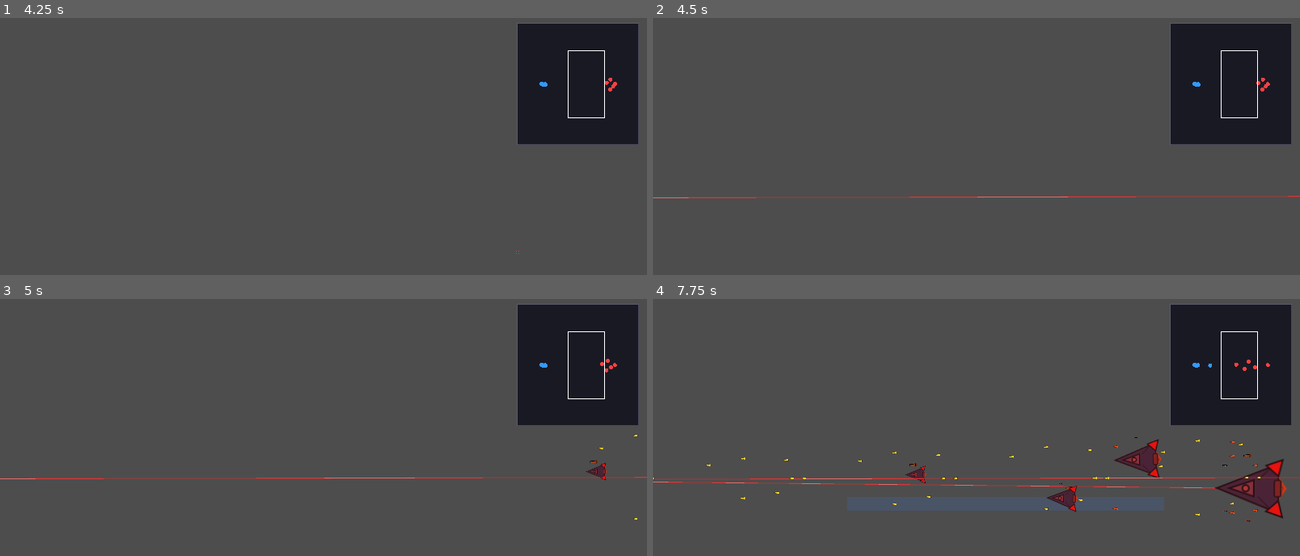
Above: before the commit, frames 1-4 (two rows, left to right).
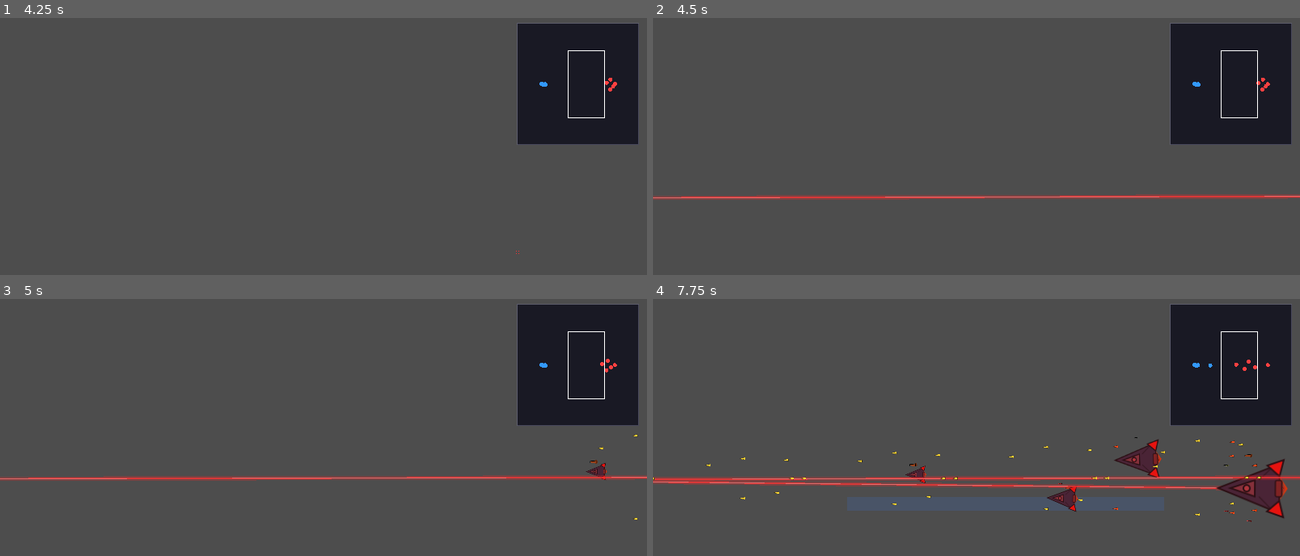
Above: after the commit, the same moments.

Repository: ZhanXuzhao/SpaceRTS
Game: Godot game, scene res://scenes/main.tscn
The game is run twice, just before and just after one commit, with the same random seed, the same clock (stepped at 60 frames per second) and the same inputs.
Inputs (mouse positions are in pixels of both pictures, inside the frame that each line leads up to):
- Up to frame 1 (4.25 s): tap Enter at 0.5 s; move the mouse to (465, 179) at 0.52 s; hold W 0.53-1.25 s; tap R at 0.6 s; click (465, 179) at 0.67 s; tap Space at 1.25 s; drag from (194, 215) to (291, 269) at 1.27 s; move the mouse to (388, 118) at 2.02 s; hold W 2.03-2.75 s; tap H at 2.1 s; drag from (291, 269) to (129, 143) at 2.77 s; move the mouse to (517, 251) at 3.52 s; hold A from 3.53 s (still down); tap Z at 3.6 s
- Up to frame 2 (4.5 s): release A at 4.25 s; tap Enter at 4.25 s; drag from (782, 143) to (879, 105) at 4.27 s
- Up to frame 3 (5 s): no input
- Up to frame 4 (7.75 s): tap Space at 5 s; move the mouse to (1008, 478) at 5.02 s; hold A 5.03-5.75 s; tap C at 5.1 s; click (1008, 478) at 5.17 s; drag from (879, 386) to (1015, 448) at 5.77 s; move the mouse to (1118, 460) at 6.52 s; hold W 6.53-7.25 s; tap 0 at 6.6 s; drag from (847, 496) to (1164, 509) at 7.27 s

Frame 1 is identical in both runs. In frame 2, 1.7% of the frame differs, in the area x 0-100%, y 68-71%; in frame 3, 1.7%; in frame 4, 3.2%, in the area x 0-100%, y 25-87%.

Commit message:
fix: 激光攻击1s冷却5s + 冷却时无光束 + 光束宽度3倍

Diff:
--- a/scripts/unit.gd
+++ b/scripts/unit.gd
@@ -35,7 +35,7 @@
 const SKILL_CD: float = 12.0
 const SKILL_DURATION: float = 10.0
 
-# ----- 激光脉冲（攻击1s / 休息2s）-----
+# ----- 激光脉冲（攻击1s / 冷却5s）-----
 var _laser_cycle_timer: float = 1.0  # 初始立即攻击
 
 ## 尺寸倍率 (×1.5^_tier)
@@ -234,9 +234,9 @@
 	# 激光脉冲周期
 	_laser_cycle_timer -= delta
 	var laser_on = _laser_cycle_timer > 0
-	if _laser_cycle_timer <= -2.0:
+	if _laser_cycle_timer <= -5.0:
 		_laser_cycle_timer = 1.0  # 休息结束，开始攻击
-	elif _laser_cycle_timer <= 0 and _laser_cycle_timer > -2.0:
+	elif _laser_cycle_timer <= 0 and _laser_cycle_timer > -5.0:
 		pass  # 休息中
 
 	var max_range = _get_max_range()
@@ -743,11 +743,11 @@
 			if dist <= laser_range:
 				var end = _current_target.global_position - global_position
 				# 外层光晕
-				draw_line(Vector2.ZERO, end, Color(1.0, 0.15, 0.15, 0.25), 6.0)
+				draw_line(Vector2.ZERO, end, Color(1.0, 0.15, 0.15, 0.25), 18.0)
 				# 主光束
-				draw_line(Vector2.ZERO, end, Color(1.0, 0.2, 0.2, 0.7), 2.0)
+				draw_line(Vector2.ZERO, end, Color(1.0, 0.2, 0.2, 0.7), 6.0)
 				# 核心亮线
-				draw_line(Vector2.ZERO, end, Color(1.0, 0.7, 0.7, 0.4), 0.8)
+				draw_line(Vector2.ZERO, end, Color(1.0, 0.7, 0.7, 0.4), 2.4)
 
 	# PD 持续弹道（有目标时一直显示）
 	if _pd_has_target:
